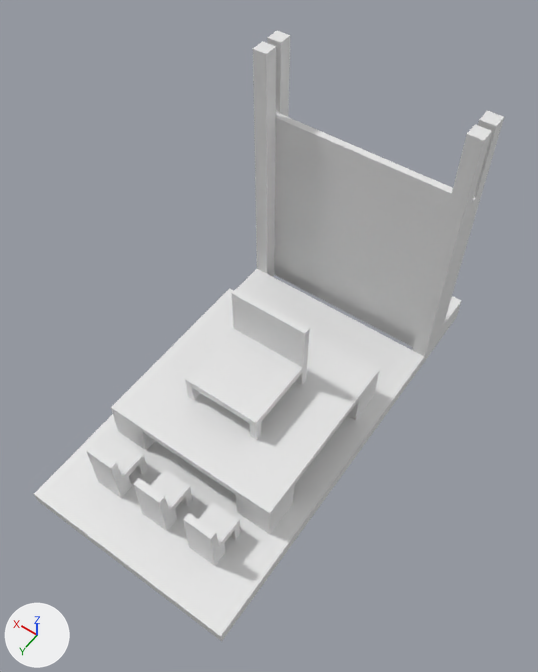
Renders of the Blender file BlenderFiles/Wall.blend from each side of a commit.
Both versions are drawn from a 50 mm lens placed at (-6.8, 15.56, 17.79), pointed at (-0.36, 6.54, 3.62). The lights are fixed; the arrows at lower left show +X, +Y and +Z.
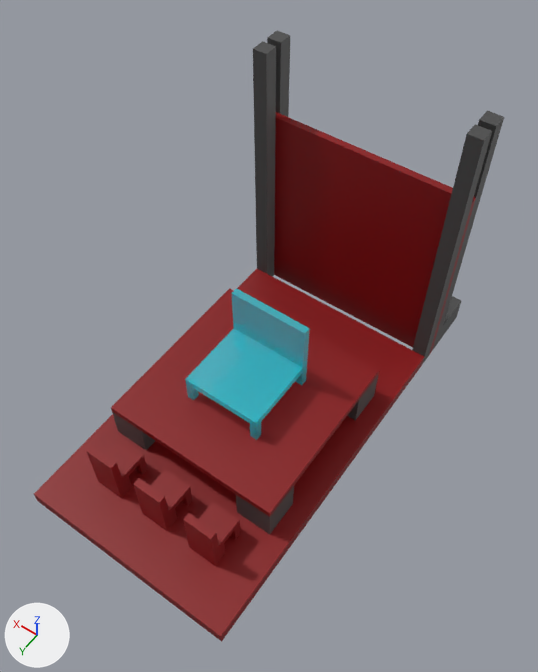
Pixel boxes [x1, y1, x2, y2] of what changed, in the pictures (538 x 672 px):
'Cube.017', recoloured (white to red)
    both: [34, 269, 424, 642]
'Cube.022', recoloured (white to red)
    both: [111, 288, 379, 517]
'Cube.028', recoloured (white to cyan)
    both: [185, 328, 307, 427]
'Cube.001', recoloured
    both: [412, 124, 492, 363]
'Cube.002', recoloured
    both: [253, 41, 276, 277]
'Cube.016', recoloured (grey to red)
    both: [275, 112, 476, 217]
'Cube.027', recoloured (grey to cyan)
    both: [232, 288, 310, 368]
'Cube.015', recoloured (grey to red)
    both: [275, 133, 471, 232]
'Cube.014', recoloured (grey to red)
    both: [275, 149, 467, 248]
'Cube.013', recoloured (grey to red)
    both: [275, 164, 463, 262]
'Cube.012', recoloured (grey to red)
    both: [275, 178, 459, 274]
'Cube.011', recoloured (grey to red)
    both: [275, 192, 455, 287]
'Cube.010', recoloured (grey to red)
    both: [275, 205, 451, 299]
'Cube.009', recoloured (grey to red)
    both: [275, 218, 448, 312]
'Cube.008', recoloured (grey to red)
    both: [275, 230, 444, 323]
'Cube.005', recoloured (grey to red)
    both: [274, 242, 441, 334]
'Cube.004', recoloured (grey to red)
    both: [274, 253, 438, 344]
'Cube.003', recoloured (grey to red)
    both: [274, 264, 434, 355]
'Cube.006', recoloured
    both: [432, 111, 504, 351]
'Cube.007', recoloured
    both: [267, 31, 290, 117]
'Cube.041', recoloured (grey to red)
    both: [183, 513, 220, 566]
'Cube.034', recoloured (grey to red)
    both: [133, 478, 172, 531]
'Cube.035', recoloured (grey to red)
    both: [86, 445, 127, 499]
'Cube.021', recoloured
    both: [236, 486, 294, 534]
'Cube.042', recoloured (white to red)
    both: [199, 502, 240, 549]
'Cube.033', recoloured (white to red)
    both: [150, 469, 191, 514]
'Cube.036', recoloured (white to red)
    both: [105, 439, 145, 481]
'Cube.019', recoloured
    both: [112, 412, 155, 450]
'Cube.018', recoloured
    both: [347, 376, 378, 420]
'Cube', recoloured (white to grey)
    both: [439, 296, 461, 341]

Diff of the bpy script that builds the scene:
```diff
--- a/BlenderFiles/Wall.blend.py
+++ b/BlenderFiles/Wall.blend.py
@@ me_cube_108 @@
 me_cube_108.from_pydata(...)  # 8 vertices, 6 faces; spans x -1.0..1.0, y -1.0..1.0, z -1.0..1.0
+me_cube_108.materials.append(mat_stone)  # dark grey #4a4a4a
@@ me_cube_109 @@
 me_cube_109.from_pydata(...)  # 8 vertices, 6 faces; spans x -1.0..1.0, y -1.0..1.0, z -1.0..1.0
+me_cube_109.materials.append(mat_stone)  # dark grey #4a4a4a
@@ me_cube_110 @@
 me_cube_110.from_pydata(...)  # 8 vertices, 6 faces; spans x -1.0..1.0, y -1.0..1.0, z -1.0..1.0
+me_cube_110.materials.append(mat_stone)  # dark grey #4a4a4a
@@ me_cube_111 @@
 me_cube_111.from_pydata(...)  # 8 vertices, 6 faces; spans x -1.0..1.0, y -1.0..1.0, z -1.0..1.0
+me_cube_111.materials.append(mat_wood)  # red #870005
@@ me_cube_112 @@
 me_cube_112.from_pydata(...)  # 8 vertices, 6 faces; spans x -1.0..1.0, y -1.0..1.0, z -1.0..1.0
+me_cube_112.materials.append(mat_wood)  # red #870005
@@ me_cube_113 @@
 me_cube_113.from_pydata(...)  # 8 vertices, 6 faces; spans x -1.0..1.0, y -1.0..1.0, z -1.0..1.0
+me_cube_113.materials.append(mat_wood)  # red #870005
@@ me_cube_114 @@
 me_cube_114.from_pydata(...)  # 8 vertices, 6 faces; spans x -1.0..1.0, y -1.0..1.0, z -1.0..1.0
+me_cube_114.materials.append(mat_stone)  # dark grey #4a4a4a
@@ me_cube_115 @@
 me_cube_115.from_pydata(...)  # 8 vertices, 6 faces; spans x -1.0..1.0, y -1.0..1.0, z -1.0..1.0
+me_cube_115.materials.append(mat_stone)  # dark grey #4a4a4a
@@ me_cube_117 @@
 me_cube_117.from_pydata(...)  # 8 vertices, 6 faces; spans x -1.0..1.0, y -1.0..1.0, z -1.0..1.0
+me_cube_117.materials.append(mat_wood)  # red #870005
@@ me_cube_118 @@
 me_cube_118.from_pydata(...)  # 8 vertices, 6 faces; spans x -1.0..1.0, y -1.0..1.0, z -1.0..1.0
+me_cube_118.materials.append(mat_wood)  # red #870005
@@ me_cube_119 @@
 me_cube_119.from_pydata(...)  # 8 vertices, 6 faces; spans x -1.0..1.0, y -1.0..1.0, z -1.0..1.0
+me_cube_119.materials.append(mat_wood)  # red #870005
@@ me_cube_120 @@
 me_cube_120.from_pydata(...)  # 8 vertices, 6 faces; spans x -1.0..1.0, y -1.0..1.0, z -1.0..1.0
+me_cube_120.materials.append(mat_wood)  # red #870005
@@ me_cube_121 @@
 me_cube_121.from_pydata(...)  # 8 vertices, 6 faces; spans x -1.0..1.0, y -1.0..1.0, z -1.0..1.0
+me_cube_121.materials.append(mat_wood)  # red #870005
@@ me_cube_122 @@
 me_cube_122.from_pydata(...)  # 8 vertices, 6 faces; spans x -1.0..1.0, y -1.0..1.0, z -1.0..1.0
+me_cube_122.materials.append(mat_wood)  # red #870005
@@ me_cube_123 @@
 me_cube_123.from_pydata(...)  # 8 vertices, 6 faces; spans x -1.0..1.0, y -1.0..1.0, z -1.0..1.0
+me_cube_123.materials.append(mat_wood)  # red #870005
@@ me_cube_124 @@
 me_cube_124.from_pydata(...)  # 8 vertices, 6 faces; spans x -1.0..1.0, y -1.0..1.0, z -1.0..1.0
+me_cube_124.materials.append(mat_wood)  # red #870005
@@ me_cube_125 @@
 me_cube_125.from_pydata(...)  # 8 vertices, 6 faces; spans x -1.0..1.0, y -1.0..1.0, z -1.0..1.0
+me_cube_125.materials.append(mat_wood)  # red #870005
@@ me_cube_126 @@
 me_cube_126.from_pydata(...)  # 8 vertices, 6 faces; spans x -1.0..1.0, y -1.0..1.0, z -1.0..1.0
+me_cube_126.materials.append(mat_wood)  # red #870005
@@ me_cube_127 @@
 me_cube_127.from_pydata(...)  # 8 vertices, 6 faces; spans x -1.0..1.0, y -1.0..1.0, z -1.0..1.0
+me_cube_127.materials.append(mat_stone)  # dark grey #4a4a4a
@@ me_cube_128 @@
 me_cube_128.from_pydata(...)  # 8 vertices, 6 faces; spans x -1.0..1.0, y -1.0..1.0, z -1.0..1.0
+me_cube_128.materials.append(mat_stone)  # dark grey #4a4a4a
@@ me_cube_130 @@
 me_cube_130.from_pydata(...)  # 8 vertices, 6 faces; spans x -1.0..1.0, y -1.0..1.0, z -1.0..1.0
+me_cube_130.materials.append(mat_stone)  # dark grey #4a4a4a
@@ me_cube_131 @@
 me_cube_131.from_pydata(...)  # 8 vertices, 6 faces; spans x -1.0..1.0, y -1.0..1.0, z -1.0..1.0
+me_cube_131.materials.append(mat_wood)  # red #870005
@@ me_cube_136 @@
 me_cube_136.from_pydata(...)  # 8 vertices, 6 faces; spans x -1.0..1.0, y -1.0..1.0, z -1.0..1.0
+me_cube_136.materials.append(mat_glass)  # cyan #00d6e7
@@ me_cube_137 @@
 me_cube_137.from_pydata(...)  # 8 vertices, 6 faces; spans x -1.0..1.0, y -1.0..1.0, z -1.0..1.0
+me_cube_137.materials.append(mat_glass)  # cyan #00d6e7
@@ me_cube_004 @@
 me_cube_004.from_pydata(...)  # 8 vertices, 6 faces; spans x -1.0..1.0, y -1.0..1.0, z -1.0..1.0
+me_cube_004.materials.append(mat_wood)  # red #870005
@@ me_cube_005 @@
 me_cube_005.from_pydata(...)  # 8 vertices, 6 faces; spans x -1.0..1.0, y -1.0..1.0, z -1.0..1.0
+me_cube_005.materials.append(mat_wood)  # red #870005
@@ me_cube_006 @@
 me_cube_006.from_pydata(...)  # 8 vertices, 6 faces; spans x -1.0..1.0, y -1.0..1.0, z -1.0..1.0
+me_cube_006.materials.append(mat_wood)  # red #870005
@@ me_cube_007 @@
 me_cube_007.from_pydata(...)  # 8 vertices, 6 faces; spans x -1.0..1.0, y -1.0..1.0, z -1.0..1.0
+me_cube_007.materials.append(mat_wood)  # red #870005
@@ me_cube_012 @@
 me_cube_012.from_pydata(...)  # 8 vertices, 6 faces; spans x -1.0..1.0, y -1.0..1.0, z -1.0..1.0
+me_cube_012.materials.append(mat_wood)  # red #870005
@@ me_cube_013 @@
 me_cube_013.from_pydata(...)  # 8 vertices, 6 faces; spans x -1.0..1.0, y -1.0..1.0, z -1.0..1.0
+me_cube_013.materials.append(mat_wood)  # red #870005
```
